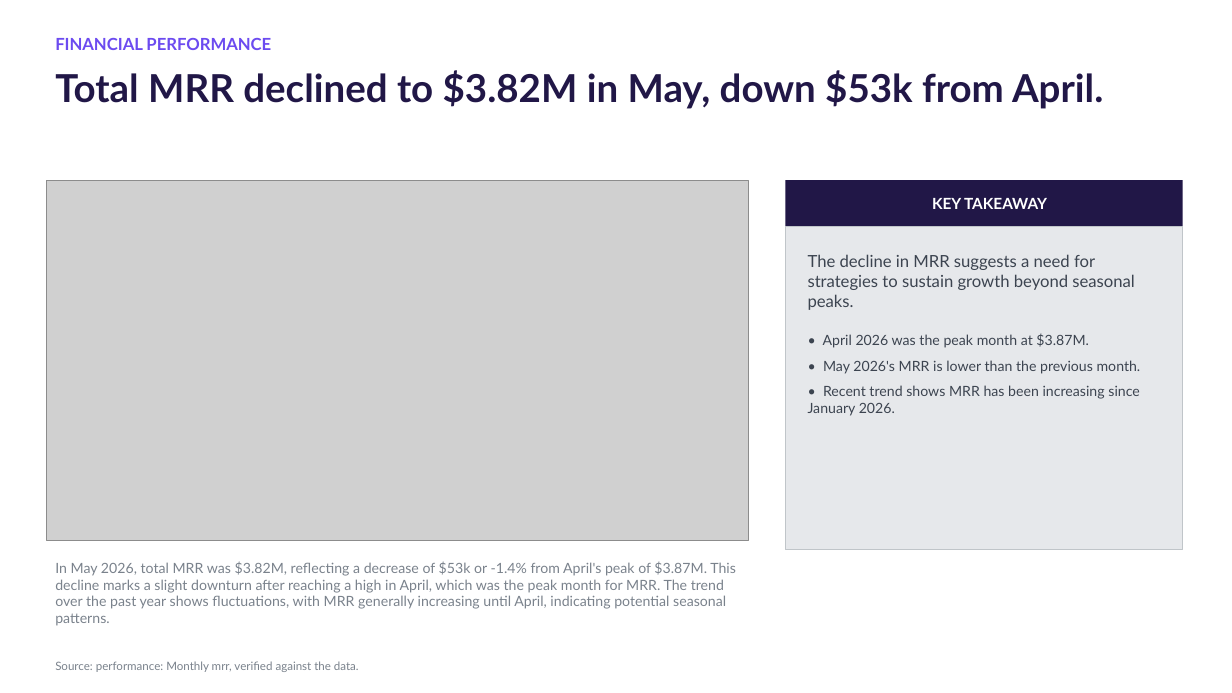
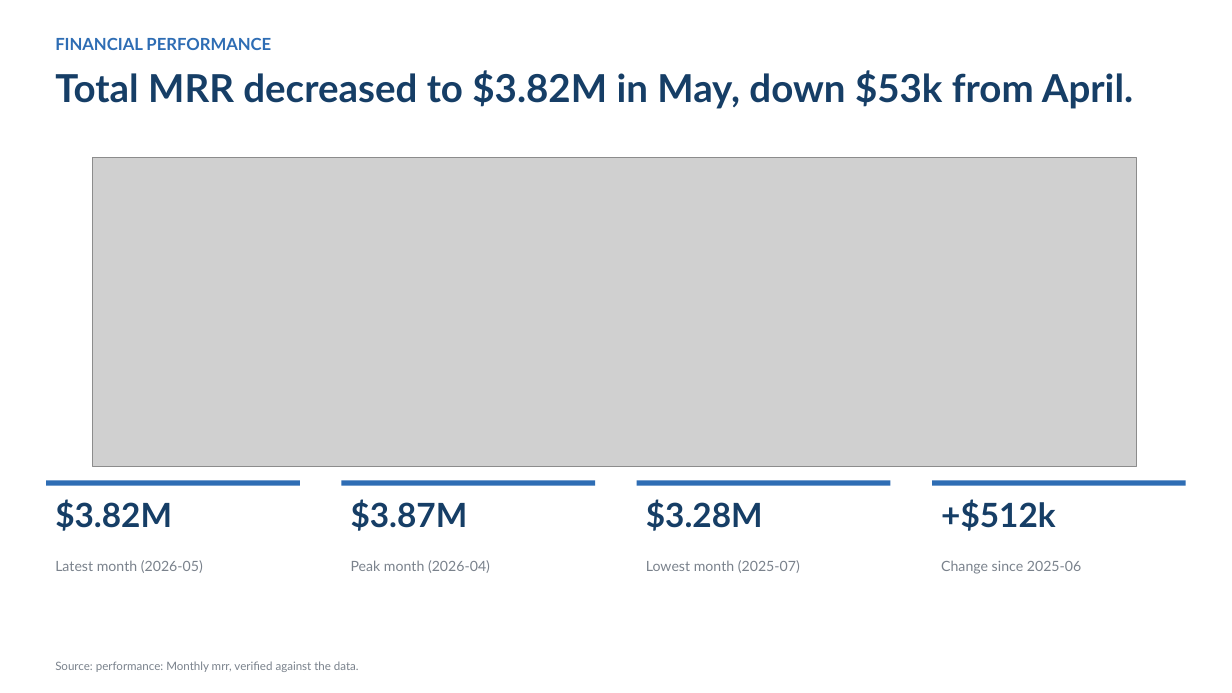
Before and after one commit to AronSarosi/ai-report-generator, a slide deck: slide 3 of app/examples/saas_metrics/report.pptx. Drawn at 1232x693 pixels with LibreOffice and Linux fonts; fonts in the diff are those of the drawing; grey boxes stand for pictures. Boxes give left, top, right and bottom in pixels: in the first picture for what was removed or moved away, otherwise in the second. Text is boxed around its words. In the diff, an @@ line names an element or a change of style, - is before the commit and + after.

```diff
--- a/app/examples/saas_metrics/report.pptx
+++ b/app/examples/saas_metrics/report.pptx
@@ text "FINANCIAL PERFORMANCE" at <box>55,38,271,50</box>: text colour #6C4BF0 to #2E6DB4 @@
@@ text at <box>55,70,1133,109</box>: text changed; text colour #211747 to #163E66 @@
-Total MRR declined to $3.82M in May, down $53k from April.
+Total MRR decreased to $3.82M in May, down $53k from April.
@@ picture: place and size @@
-picture at <box>46,180,749,541</box>
+picture at <box>92,157,1137,467</box>
@@ rectangle removed at <box>786,180,1183,226</box> @@
-KEY TAKEAWAY
@@ rectangle removed at <box>786,226,1183,550</box> @@
-The decline in MRR suggests a need for strategies to sustain growth beyond seasonal peaks.
-• April 2026 was the peak month at $3.87M.
-• May 2026's MRR is lower than the previous month.
-• Recent trend shows MRR has been increasing since January 2026.
@@ rectangle added at <box>46,481,300,486</box>, fill #2E6DB4 @@
@@ text added at <box>55,499,172,531</box>, 26 pt, text #163E66, bold @@
+$3.82M
@@ rectangle added at <box>342,481,596,486</box>, fill #2E6DB4 @@
@@ text added at <box>351,499,468,531</box>, 26 pt, text #163E66, bold @@
+$3.87M
@@ rectangle added at <box>637,481,891,486</box>, fill #2E6DB4 @@
@@ text added at <box>646,499,763,531</box>, 26 pt, text #163E66, bold @@
+$3.28M
@@ rectangle added at <box>933,481,1187,486</box>, fill #2E6DB4 @@
@@ text added at <box>941,499,1056,531</box>, 26 pt, text #163E66, bold @@
++$512k
@@ text removed at <box>55,561,736,626</box> @@
-In May 2026, total MRR was $3.82M, reflecting a decrease of $53k or -1.4% from April's peak of $3.87M. This decline marks a slight downturn after reaching a high in April, which was the peak month for MRR. The trend over the past year shows fluctuations, with MRR generally increasing until April, indicating potential seasonal patterns.
@@ text added at <box>55,560,203,573</box>, 11 pt, text #7A828C @@
+Latest month (2026-05)
@@ text added at <box>351,560,490,573</box>, 11 pt, text #7A828C @@
+Peak month (2026-04)
@@ text added at <box>646,560,800,573</box>, 11 pt, text #7A828C @@
+Lowest month (2025-07)
@@ text added at <box>941,561,1081,574</box>, 11 pt, text #7A828C @@
+Change since 2025-06
```
Also in this commit, not shown: 5 other slides changed, 42 other files.
